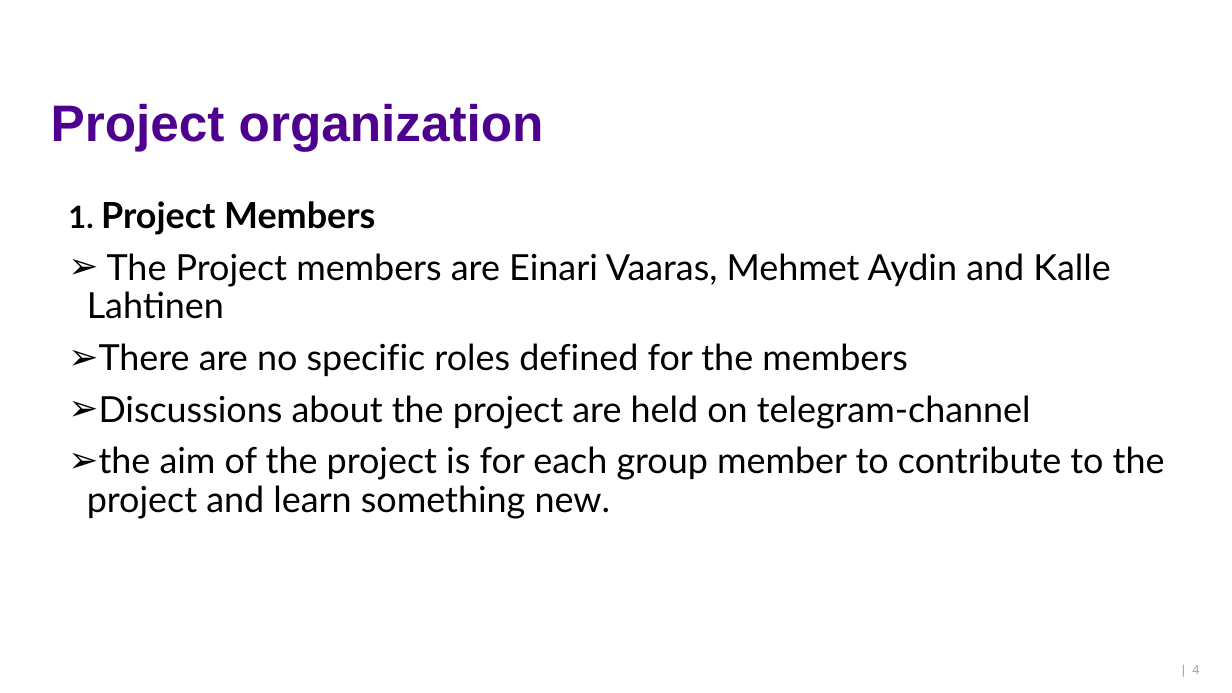
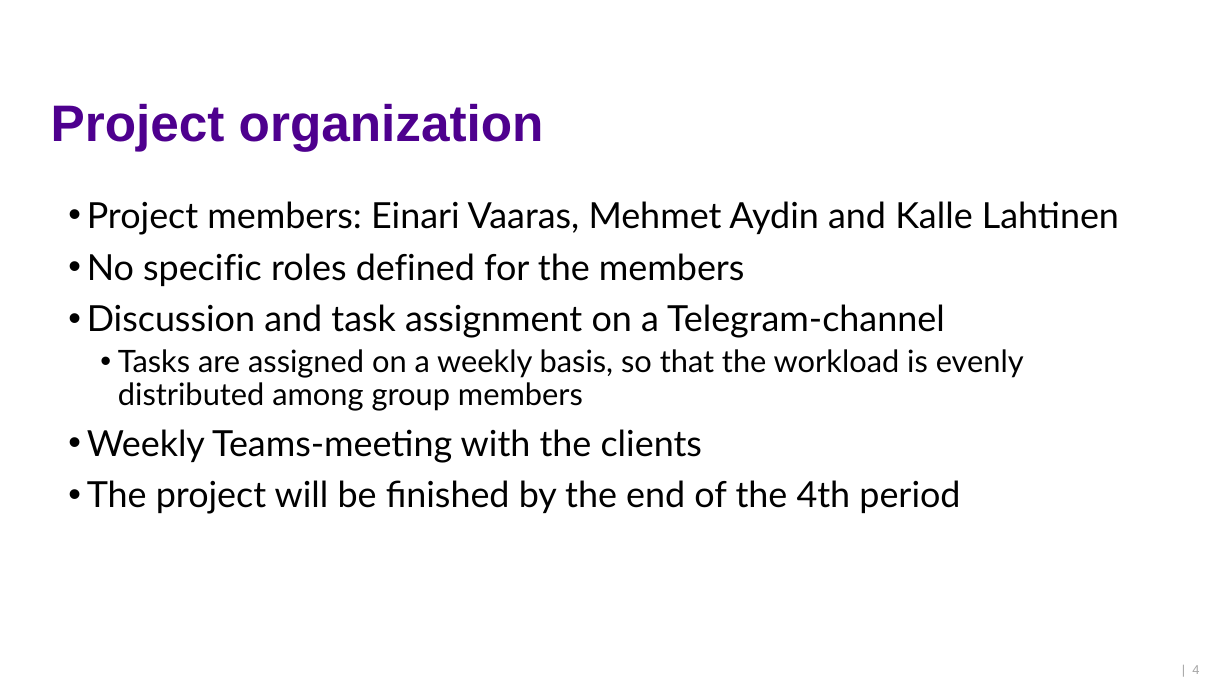
Before and after one commit to ktlhtn/AutoSTAnnot, a slide deck: slide 4 of Power point files/Project plan report.pptx. Drawn at 1232x693 pixels with LibreOffice and Linux fonts; fonts in the diff are those of the drawing; background and template pictures are left out. Boxes give left, top, right and bottom in pixels: in the first picture for what was removed or moved away, otherwise in the second. Text is boxed around its words. In the diff, an @@ line names an element or a change of style, - is before the commit and + after.

```diff
--- a/Power point files/Project plan report.pptx
+++ b/Power point files/Project plan report.pptx
@@ text at <box>87,201,1119,514</box>: text changed @@
-1. Project Members
-➢ The Project members are Einari Vaaras, Mehmet Aydin and Kalle Lahtinen
-➢ There are no specific roles defined for the members
-➢ Discussions about the project are held on telegram-channel
-➢ the aim of the project is for each group member to contribute to the project and learn something new.
+• Project members: Einari Vaaras, Mehmet Aydin and Kalle Lahtinen
+• No specific roles defined for the members
+• Discussion and task assignment on a Telegram-channel
+  • Tasks are assigned on a weekly basis, so that the workload is evenly distributed among group members
+• Weekly Teams-meeting with the clients
+• The project will be finished by the end of the 4th period
```
Also in this commit, not shown: 8 other slides changed, 8 slides added, 1 slide removed, 2 other files.
